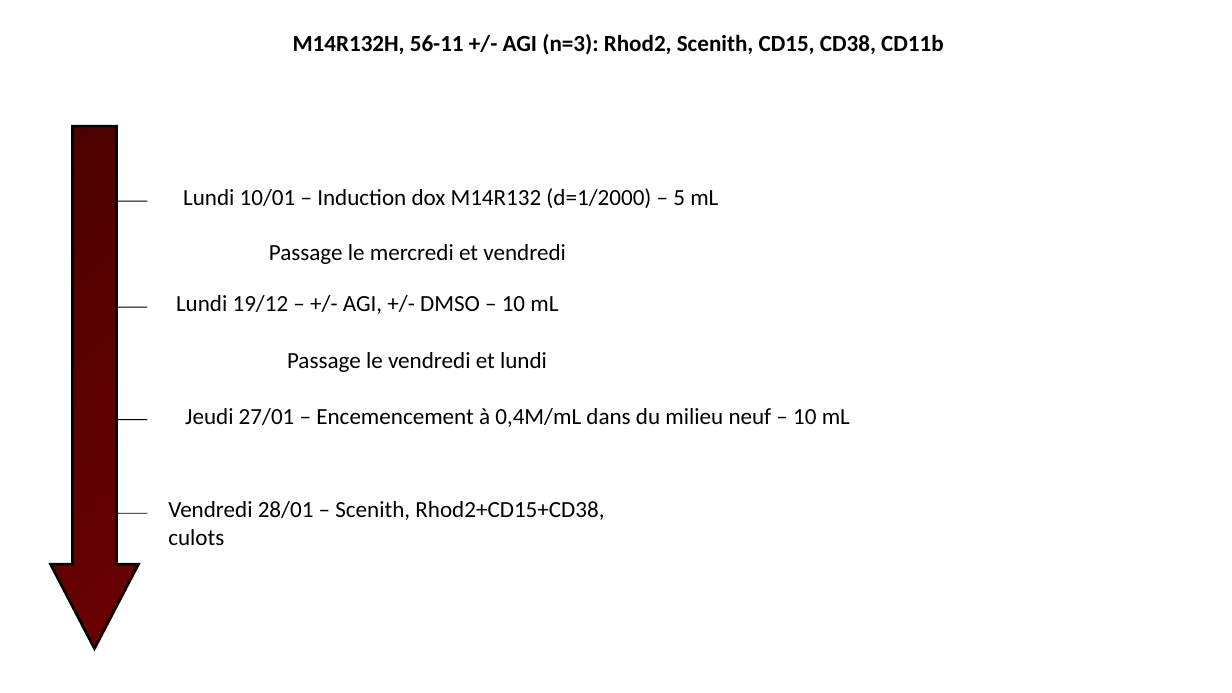
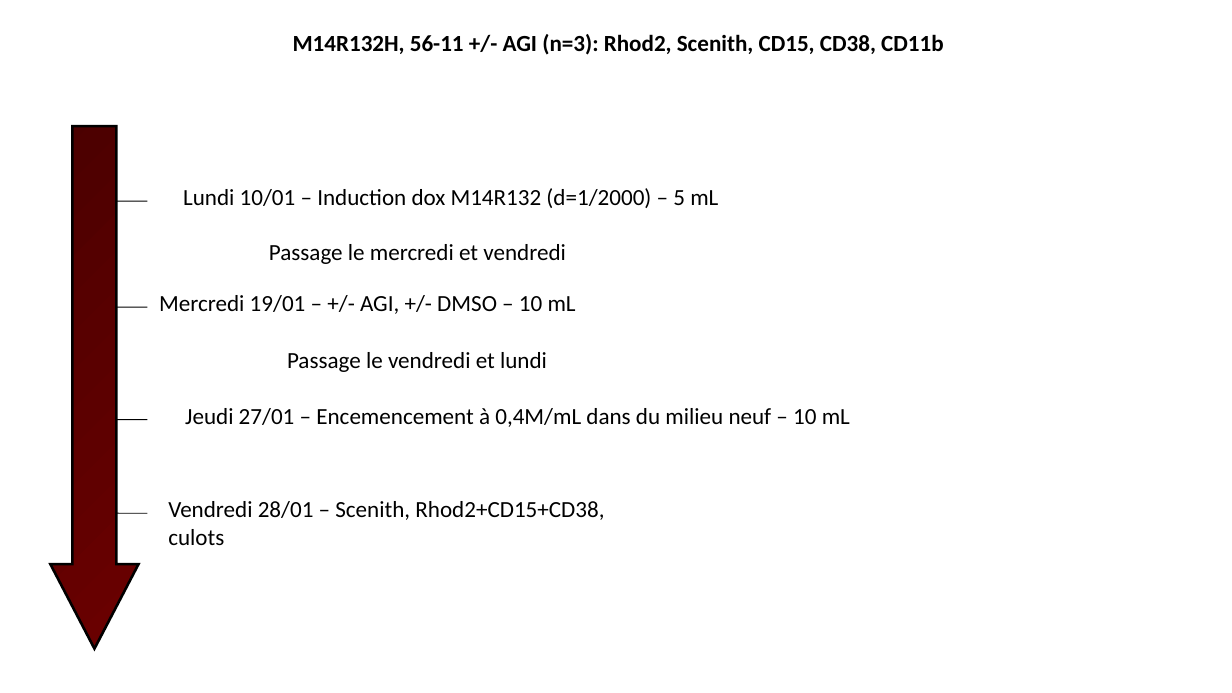
Before and after one commit to AlexisHucteau/PhD_project, a slide deck: slide 1 of Analysis/Wetlab/2021 11 25 - study design Alexis (n=3).pptx. Drawn at 1232x693 pixels with LibreOffice and Linux fonts; fonts in the diff are those of the drawing. Boxes give left, top, right and bottom in pixels: in the first picture for what was removed or moved away, otherwise in the second. Text is boxed around its words. In the diff, an @@ line names an element or a change of style, - is before the commit and + after.

```diff
--- a/Analysis/Wetlab/2021 11 25 - study design Alexis (n=3).pptx
+++ b/Analysis/Wetlab/2021 11 25 - study design Alexis (n=3).pptx
@@ text at [159, 295, 576, 314]: text changed @@
-Lundi 19/12 – +/- AGI, +/- DMSO – 10 mL
+Mercredi 19/01 – +/- AGI, +/- DMSO – 10 mL
```
Also in this commit, not shown: 1 other file.
